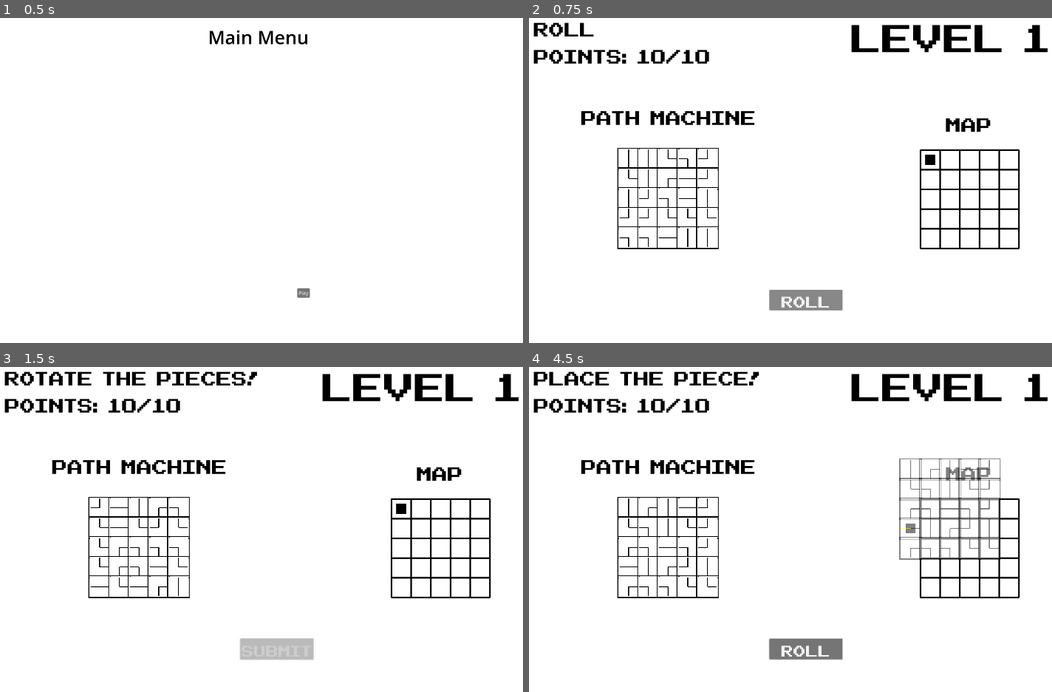
Above: before the commit, frames 1-4 (two rows, left to right).
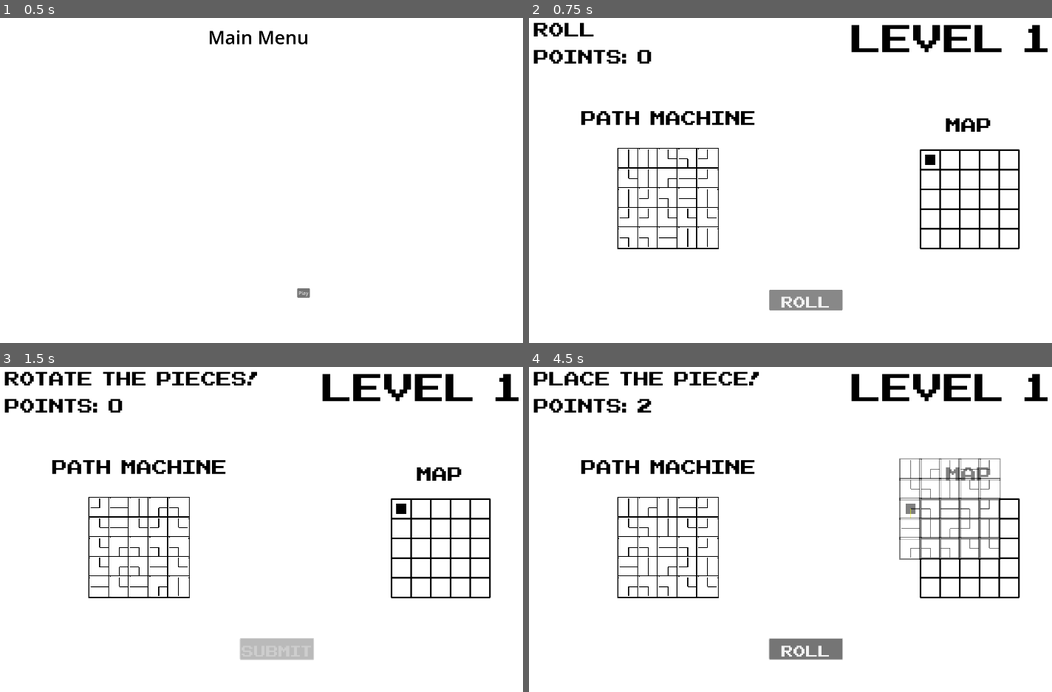
Above: after the commit, the same moments.

Repository: Peachball/gmtk-2025
Game: Godot game, scene res://scenes/menu.tscn
The game is run twice, just before and just after one commit, with the same random seed, the same clock (stepped at 60 frames per second) and the same inputs.
Inputs (mouse positions are in pixels of both pictures, inside the frame that each line leads up to):
- Up to frame 1 (0.5 s): no input
- Up to frame 2 (0.75 s): click "Play" at 0.5 s
- Up to frame 3 (1.5 s): click "Roll" at 1.25 s
- Up to frame 4 (4.5 s): click "Submit" at 2 s; click "Roll" at 2.75 s; click "Roll" at 3.5 s; tap Enter at 4.25 s; move the mouse to (947, 510) at 4.27 s; click (947, 510) at 4.35 s

Frame 1 is identical in both runs. In frame 2, 0.3% of the frame differs, in the area x 20-35%, y 9-15%; in frame 3, 0.3%; in frame 4, 0.4%, in the area x 20-74%, y 9-52%.

Commit message:
Add point tracking

Diff:
--- a/scenes/level.gd
+++ b/scenes/level.gd
@@ -1,6 +1,9 @@
 extends Node2D
 
-var points := 0
+var points: int:
+	set(value):
+		points = value
+		$PointLabel.text = "Points: " + str(value)
 var rolled := true
 var path_direction_flipped := false
 
@@ -70,11 +73,14 @@
 			break
 	if relative_player_grid_position == Constant.NULL_GRID_POSITION:
 		return
-	var result_position := _traverse_path(grid_map, relative_player_grid_position, entry_direction)
+	var traversal_results = _traverse_path(grid_map, relative_player_grid_position, entry_direction)
+	var result_position: Vector2i = traversal_results[0]
+	var path_length: int = traversal_results[1]
 	if result_position == Constant.NULL_GRID_POSITION:
 		return
 	var prev_player_position = $WorldMap.get_player_position()
 	$WorldMap.set_player_position(prev_player_position + result_position - relative_player_grid_position)
+	points += path_length
 
 func clear_held_tiles():
 	Constant.clear_children($HeldTiles)
@@ -106,10 +112,11 @@
 		start_pos: Vector2i,
 		entry_direction: int,
 		highlight_tiles: bool = true
-	) -> Vector2i:
+	) -> Array:
 	var current_pos := start_pos
 	var current_direction := entry_direction
 	var path_length = 0
+	var last_traversed_tile := current_pos
 
 	while true:
 		var tile: Tile = grid_map.get(current_pos)
@@ -127,10 +134,11 @@
 			tile.set_highlight_direction(exit_direction)
 
 		# Move to next tile in that direction
+		last_traversed_tile = current_pos
 		current_pos += Vector2i(Constant.direction_to_vector(exit_direction))
 		current_direction = (exit_direction + 2) % 4  # reverse for next tile's entry
 		path_length += 1
-	return current_pos
+	return [last_traversed_tile, path_length]
 
 
 func _on_roll_submit_button_pressed() -> void:
--- a/scenes/level.tscn
+++ b/scenes/level.tscn
@@ -33,7 +33,7 @@
 theme_override_colors/font_color = Color(0, 0, 0, 1)
 theme_override_fonts/font = ExtResource("4_mx8sn")
 theme_override_font_sizes/font_size = 100
-text = "Points: 10/10"
+text = "Points: 0"
 
 [node name="StateLabel" type="Label" parent="."]
 offset_left = 35.0
